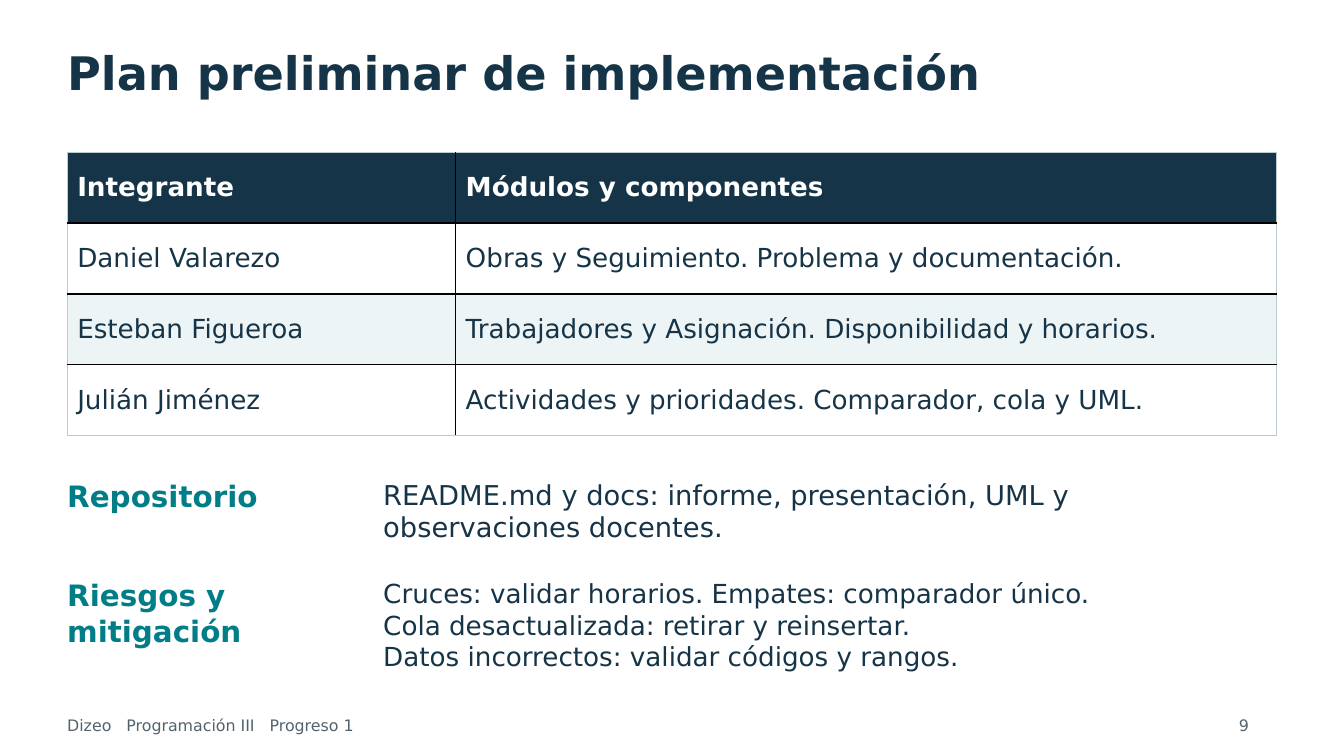
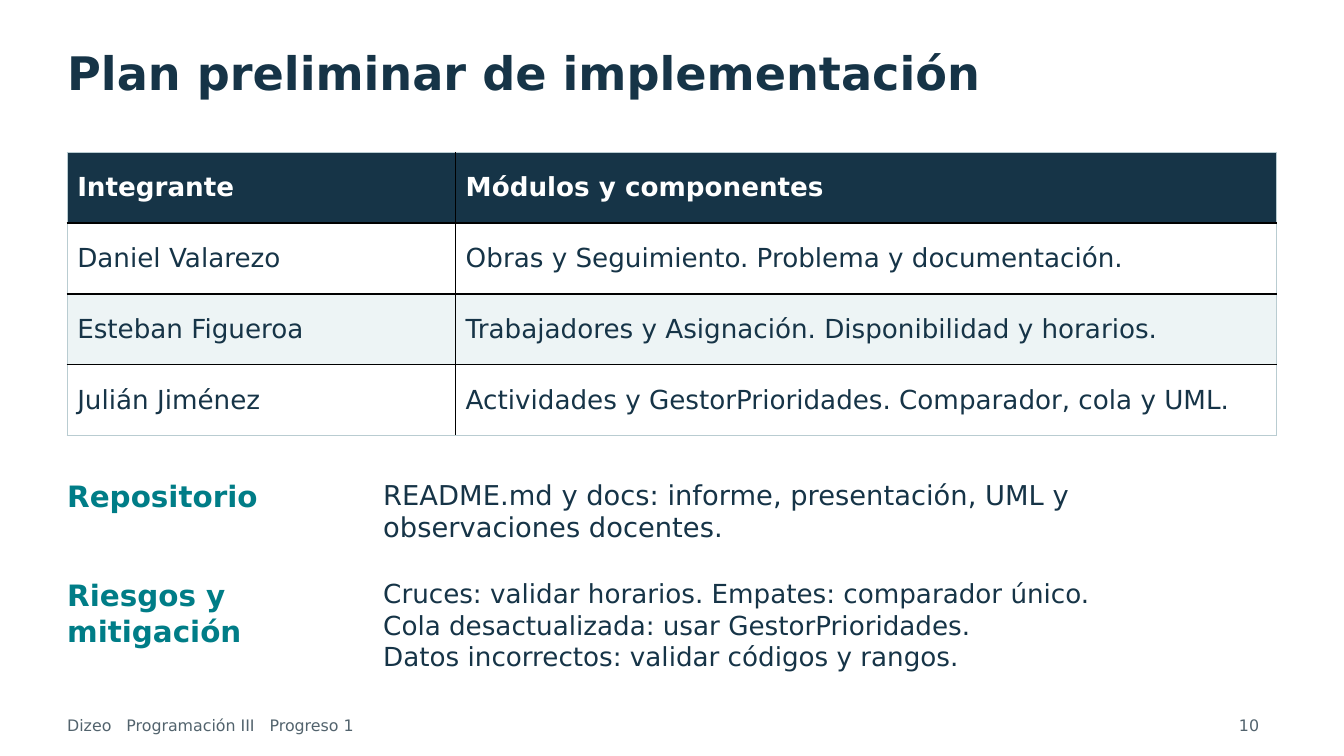
Before and after one commit to dxni999/avanceprogra, a slide deck: slide 10 of docs/presentacion/Presentacion_Dizeo_Progreso1_Final.pptx (slide 9 before the commit). Drawn at 1344x756 pixels with LibreOffice and Linux fonts; fonts in the diff are those of the drawing. Boxes give left, top, right and bottom in pixels: in the first picture for what was removed or moved away, otherwise in the second. Text is boxed around its words. In the diff, an @@ line names an element or a change of style, - is before the commit and + after.

```diff
--- a/docs/presentacion/Presentacion_Dizeo_Progreso1_Final.pptx
+++ b/docs/presentacion/Presentacion_Dizeo_Progreso1_Final.pptx
@@ table at [68,152,1277,436] @@
-row 4, column 2: Actividades y prioridades. Comparador, cola y UML.
+row 4, column 2: Actividades y GestorPrioridades. Comparador, cola y UML.
@@ text at [383,615,970,636]: text changed @@
-Cola desactualizada: retirar y reinsertar.
+Cola desactualizada: usar GestorPrioridades.
@@ text at [1239,719,1259,731]: text changed @@
-9
+10
```
Also in this commit, not shown: 4 other slides changed, 1 slide added, 5 other files.
